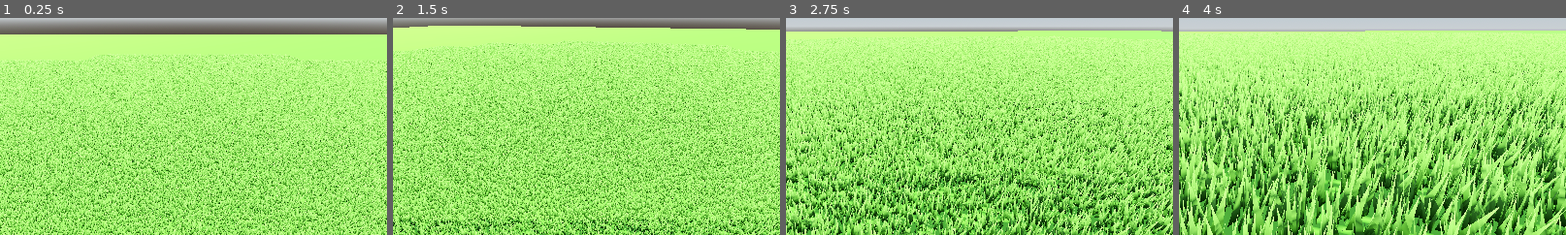
Above: before the commit, frames 1-4 (left to right).
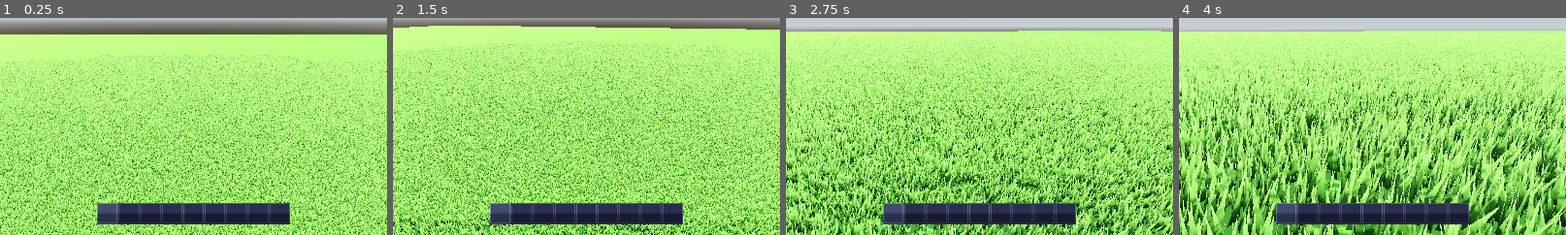
Above: after the commit, the same moments.

Repository: LordDeatHunter/SurvTest
Game: Godot game, scene res://scenes/main.tscn
Two runs of this game, one before a commit and one after it. Both use one fixed random seed, a clock stepped at 60 frames per second and the inputs below.
Inputs (mouse positions are % of the whole screen's width and height, from its top left):
- Up to frame 1 (0.25 s): no input
- Up to frame 2 (1.5 s): tap Enter at 0.5 s; move the mouse to (55, 50) at 0.52 s; hold W (move_forward) from 0.53 s (still down); tap Shift (crouch) at 0.6 s; click (55, 50) at 0.67 s; tap Space (jump) at 0.77 s; move the mouse to (45, 50) at 1.27 s; tap Ctrl (sprint) at 1.35 s; click (45, 50) at 1.42 s
- Up to frame 3 (2.75 s): keep holding W (move_forward); tap Space (jump) at 1.52 s; move the mouse to (52, 48) at 2.02 s; tap Tab at 2.1 s; click (52, 48) at 2.17 s
- Up to frame 4 (4 s): move the mouse to (45, 70) at 2.77 s; tap Shift (crouch) at 2.85 s; click (45, 70) at 2.92 s; tap Space (jump) at 3.02, 3.77 s; move the mouse to (80, 65) at 3.52 s; release W (move_forward) at 3.53 s; hold A (move_left) from 3.53 s (still down); tap Ctrl (sprint) at 3.6 s; click (80, 65) at 3.67 s
The pictures show only the part of the screen within x 25-75%, y 50-100%; the shares and areas given below are measured in that part.

The runs differ from the first frame. In frame 1, 4.9% of the frame differs, in the area x 25-75%, y 85-96%; in frame 2, 4.9%; in frame 3, 4.9%; in frame 4, 4.9%.

Commit message:
Add initial inventory display

Diff:
--- a/scenes/actors/player.gd
+++ b/scenes/actors/player.gd
@@ -40,6 +40,7 @@
 @onready var camera = $Head/Camera3D
 @onready var mesh_instance_3d: MeshInstance3D = $MeshInstance3D
 @onready var collision_shape_3d: CollisionShape3D = $CollisionShape3D
+@onready var hotbar: InventoryUi = %InventoryUi
 
 
 func _ready():
--- a/scenes/actors/player.tscn
+++ b/scenes/actors/player.tscn
@@ -1,6 +1,7 @@
-[gd_scene load_steps=4 format=3 uid="uid://b5rkalf5fpin6"]
+[gd_scene load_steps=5 format=3 uid="uid://b5rkalf5fpin6"]
 
 [ext_resource type="Script" uid="uid://d0r4i8b8pntni" path="res://scenes/actors/player.gd" id="1_utxda"]
+[ext_resource type="PackedScene" uid="uid://se60aaxu64dc" path="res://scenes/ui/inventory_ui.tscn" id="2_ru62r"]
 
 [sub_resource type="CapsuleMesh" id="CapsuleMesh_p2cts"]
 
@@ -24,3 +25,18 @@
 [node name="Camera3D" type="Camera3D" parent="Head"]
 cull_mask = 1048573
 current = true
+
+[node name="MarginContainer" type="MarginContainer" parent="."]
+anchors_preset = 15
+anchor_right = 1.0
+anchor_bottom = 1.0
+grow_horizontal = 2
+grow_vertical = 2
+theme_override_constants/margin_bottom = 16
+
+[node name="InventoryUi" parent="MarginContainer" instance=ExtResource("2_ru62r")]
+unique_name_in_owner = true
+layout_mode = 2
+size_flags_horizontal = 4
+size_flags_vertical = 8
+columns = 9
--- /dev/null
+++ b/scenes/ui/inventory_slot.gd
@@ -0,0 +1,32 @@
+class_name InventorySlot
+extends TextureRect
+
+const INVENTORY_SLOT_DOWN = preload("res://assets/textures/ui/inventory_slot_down.png")
+const INVENTORY_SLOT_NORMAL = preload("res://assets/textures/ui/inventory_slot_normal.png")
+const INVENTORY_SLOT_UP = preload("res://assets/textures/ui/inventory_slot_up.png")
+
+var item: Item = null
+var selected: bool = false
+
+
+func _ready() -> void:
+	mouse_entered.connect(select.bind(false))
+	mouse_exited.connect(deselect.bind(false))
+
+
+func set_item(new_item: Item) -> void:
+	item = new_item
+	texture = INVENTORY_SLOT_NORMAL
+
+
+func deselect(set_value: bool = true) -> void:
+	if selected and not set_value:
+		return
+	texture = INVENTORY_SLOT_NORMAL
+	selected = false
+
+
+func select(set_value: bool = true) -> void:
+	texture = INVENTORY_SLOT_UP
+	if set_value:
+		selected = true
--- /dev/null
+++ b/scenes/ui/inventory_slot.tscn
@@ -0,0 +1,14 @@
+[gd_scene load_steps=3 format=3 uid="uid://dmjk1aitppwe2"]
+
+[ext_resource type="Texture2D" uid="uid://dw1vsbijq626w" path="res://assets/textures/ui/inventory_slot_normal.png" id="1_r4ab7"]
+[ext_resource type="Script" uid="uid://ckehetbxcfnld" path="res://scenes/ui/inventory_slot.gd" id="4_bngwc"]
+
+[node name="InventorySlot" type="TextureRect"]
+anchors_preset = 15
+anchor_right = 1.0
+anchor_bottom = 1.0
+grow_horizontal = 2
+grow_vertical = 2
+texture = ExtResource("1_r4ab7")
+stretch_mode = 3
+script = ExtResource("4_bngwc")
--- /dev/null
+++ b/scenes/ui/inventory_ui.gd
@@ -0,0 +1,60 @@
+class_name InventoryUi
+extends GridContainer
+
+var inventory: Inventory = Inventory.new(9)
+var selected_slot: int:
+	get:
+		return selected_slot
+	set(value):
+		var previous_slot: InventorySlot = get_child(selected_slot) as InventorySlot
+		previous_slot.deselect()
+		selected_slot = value
+		var new_slot: InventorySlot = get_child(value) as InventorySlot
+		new_slot.select()
+
+@onready var item_template: PackedScene = preload("res://scenes/ui/inventory_slot.tscn")
+
+
+func _ready():
+	_update_inventory()
+	selected_slot = 0
+
+
+func _update_inventory():
+	for child in get_children():
+		child.queue_free()
+
+	for i in range(inventory.get_size()):
+		var item_slot: InventorySlot = item_template.instantiate()
+		item_slot.item = inventory.items[i]
+
+		if inventory.items[i] is Item:
+			item_slot.set_item(inventory.items[i] as Item)
+
+		add_child(item_slot)
+
+
+func _input(event: InputEvent) -> void:
+	if (
+		event is InputEventMouseButton
+		and event.button_index == MOUSE_BUTTON_WHEEL_UP
+		and event.is_pressed()
+	):
+		selected_slot = (selected_slot - 1 + inventory.get_size()) % inventory.get_size()
+	elif (
+		event is InputEventMouseButton
+		and event.button_index == MOUSE_BUTTON_WHEEL_DOWN
+		and event.is_pressed()
+	):
+		selected_slot = (selected_slot + 1) % inventory.get_size()
+	elif (
+		event is InputEventMouseButton
+		and event.button_index == MOUSE_BUTTON_LEFT
+		and event.is_pressed()
+	):
+		var mouse_pos: Vector2 = get_global_mouse_position()
+		for i in range(get_child_count()):
+			var slot: InventorySlot = get_child(i) as InventorySlot
+			if slot.get_global_rect().has_point(mouse_pos):
+				selected_slot = i
+				break
--- /dev/null
+++ b/scenes/ui/inventory_ui.tscn
@@ -0,0 +1,10 @@
+[gd_scene load_steps=2 format=3 uid="uid://se60aaxu64dc"]
+
+[ext_resource type="Script" uid="uid://cw4b5upna4oac" path="res://scenes/ui/inventory_ui.gd" id="1_4ycse"]
+
+[node name="InventoryUi" type="GridContainer"]
+offset_right = 32.0
+offset_bottom = 64.0
+theme_override_constants/h_separation = 0
+theme_override_constants/v_separation = 0
+script = ExtResource("1_4ycse")
--- /dev/null
+++ b/scripts/inventory.gd
@@ -0,0 +1,14 @@
+class_name Inventory
+extends Object
+
+var items: Array[Item] = []
+
+
+func _init(size: int) -> void:
+	items = []
+	for i in range(size):
+		items.append(null)
+
+
+func get_size() -> int:
+	return len(items)
--- /dev/null
+++ b/scripts/item.gd
@@ -0,0 +1,36 @@
+class_name Item
+extends Object
+
+@export var name: String = "Item"
+@export var description: String = "An item in the inventory."
+@export var icon: Texture2D
+@export var quantity: int = 1
+@export var max_quantity: int = 99
+
+
+func _init(
+	name: String, description: String, icon: Texture2D, quantity: int = 1, max_quantity: int = 99
+) -> void:
+	self.name = name
+	self.description = description
+	self.icon = icon
+	self.quantity = quantity
+	self.max_quantity = max_quantity
+
+
+func is_full() -> bool:
+	return quantity >= max_quantity
+
+
+func add_quantity(amount: int) -> bool:
+	if quantity + amount > max_quantity:
+		return false
+	quantity += amount
+	return true
+
+
+func remove_quantity(amount: int) -> bool:
+	if quantity - amount < 0:
+		return false
+	quantity -= amount
+	return true
Binary file added: assets/textures/ui/inventory_slot_down.png
Not shown, added: assets/textures/ui/inventory_slot_down.png.import
Binary file added: assets/textures/ui/inventory_slot_normal.png
Not shown, added: assets/textures/ui/inventory_slot_normal.png.import
Binary file added: assets/textures/ui/inventory_slot_up.png
Not shown, added: assets/textures/ui/inventory_slot_up.png.import
Not shown, added: scenes/ui/inventory_slot.gd.uid
Not shown, added: scenes/ui/inventory_ui.gd.uid
Not shown, added: scripts/inventory.gd.uid
Not shown, added: scripts/item.gd.uid
